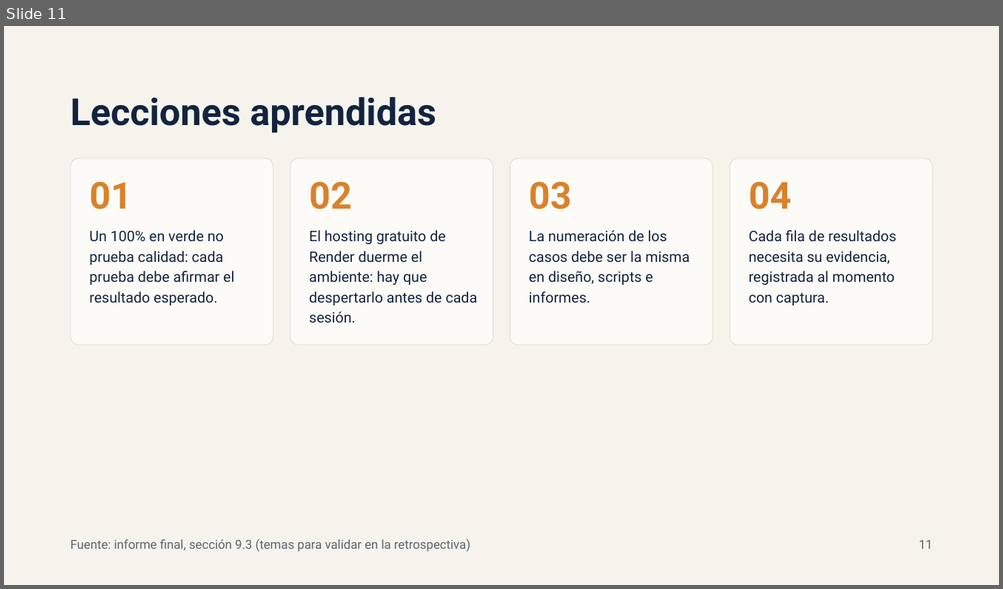
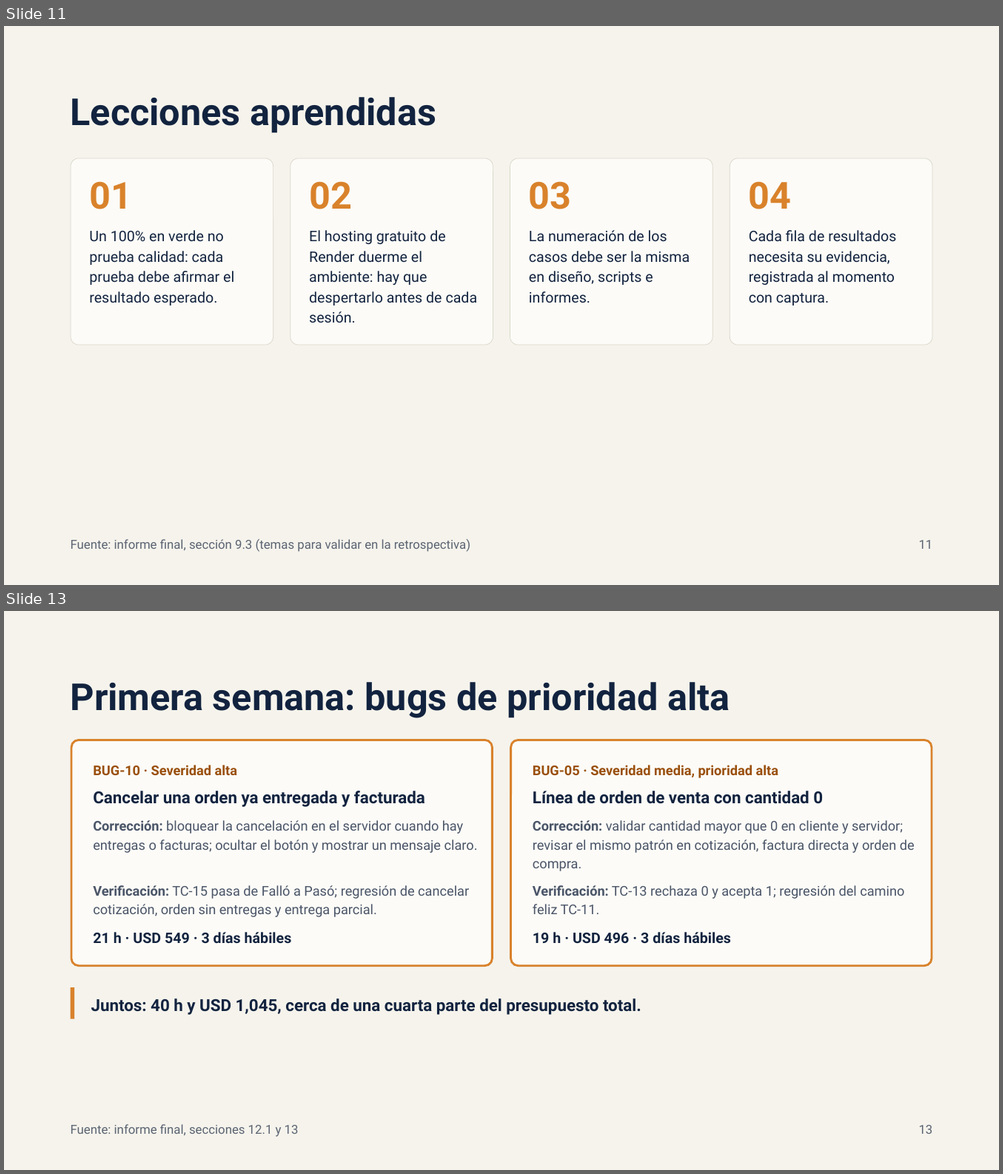
Before and after one commit to csc-neo/proyecto-final-qa, a slide deck: presentacion/QA FrontAccounting 2.4.20 — Resumen ejecutivo.pptx. Shown one above the other, each under a label of ours: slide 11 before the commit, slides 11 and 13 after it; the slides between them are not shown. The pictures are 1003x589 and 1003x1174 pixels, drawn with LibreOffice and Linux fonts; fonts in the diff are those of the drawing. Boxes give left, top, right and bottom in pixels: in the first picture for what was removed or moved away, otherwise in the second. Text is boxed around its words. In the diff, an @@ line names an element or a change of style, - is before the commit and + after.

```diff
--- a/presentacion/QA FrontAccounting 2.4.20 — Resumen ejecutivo.pptx
+++ b/presentacion/QA FrontAccounting 2.4.20 — Resumen ejecutivo.pptx
@@ slide 13 added at (x1=4, y1=611, x2=999, y2=1170), background #F5F3EC @@
@@ title added at (x1=71, y1=682, x2=729, y2=718), 36 pt, text #12233F, bold @@
+Primera semana: bugs de prioridad alta
@@ rounded rectangle added at (x1=71, y1=740, x2=492, y2=966), fill #FCFBF7, outline #D9822B 2 pt @@
@@ rounded rectangle added at (x1=511, y1=740, x2=931, y2=966), fill #FCFBF7, outline #D9822B 2 pt @@
@@ text added at (x1=93, y1=765, x2=237, y2=775), 13 pt, text #9A4F0C, bold @@
+BUG-10 · Severidad alta
@@ text added at (x1=532, y1=765, x2=778, y2=778), 13 pt, text #9A4F0C, bold @@
+BUG-05 · Severidad media, prioridad alta
@@ text added at (x1=93, y1=791, x2=425, y2=807), 16 pt, text #12233F, bold @@
+Cancelar una orden ya entregada y facturada
@@ text added at (x1=532, y1=791, x2=822, y2=804), 16 pt, text #12233F, bold @@
+Línea de orden de venta con cantidad 0
@@ text added at (x1=93, y1=820, x2=478, y2=853), 13 pt, text #4A5568 @@
+Corrección: bloquear la cancelación en el servidor cuando hay entregas o facturas; ocultar el botón y mostrar un mensaje claro.
@@ text added at (x1=532, y1=820, x2=914, y2=871), 13 pt, text #4A5568 @@
+Corrección: validar cantidad mayor que 0 en cliente y servidor; revisar el mismo patrón en cotización, factura directa y orden de compra.
@@ text added at (x1=93, y1=886, x2=469, y2=917), 13 pt, text #4A5568 @@
+Verificación: TC-15 pasa de Falló a Pasó; regresión de cancelar cotización, orden sin entregas y entrega parcial.
@@ text added at (x1=532, y1=886, x2=904, y2=914), 13 pt, text #4A5568 @@
+Verificación: TC-13 rechaza 0 y acepta 1; regresión del camino feliz TC-11.
@@ text added at (x1=93, y1=932, x2=292, y2=944), 14 pt, text #12233F, bold @@
+21 h · USD 549 · 3 días hábiles
@@ text added at (x1=532, y1=932, x2=731, y2=944), 14 pt, text #12233F, bold @@
+19 h · USD 496 · 3 días hábiles
@@ line added from (73, 988) to (73, 1019), #D9822B 4 pt @@
@@ text added at (x1=91, y1=999, x2=641, y2=1015), 16 pt, text #12233F, bold @@
+Juntos: 40 h y USD 1,045, cerca de una cuarta parte del presupuesto total.
@@ text added at (x1=71, y1=1125, x2=299, y2=1137), 12 pt, text #5B6472 @@
+Fuente: informe final, secciones 12.1 y 13
@@ text added at (x1=919, y1=1125, x2=933, y2=1134), 12 pt, text #5B6472 @@
+13
```
Also in this commit, not shown: 1 slide changed, 8 other slides added.
